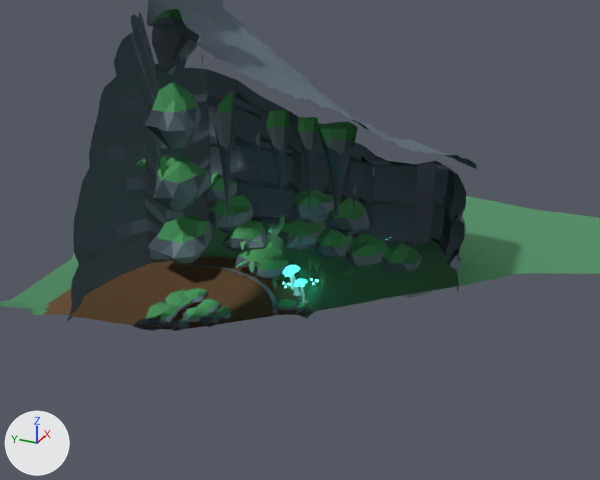
The glTF model assets/models/cavern_kit.glb, before and after one commit.
Camera for both pictures: a 50 mm camera at (-31.47, -12.81, 21.09) aimed at (5.41, 3.79, 2.65). The lights are fixed; the arrows at lower left show +X, +Y and +Z. The picture after the commit comes second. Everything nearer to the camera than a plane just in front of the edit is cut away. Where no turn or scale is listed for an object, it has been applied to the vertices. Vertices at exactly the same position are counted once.

The first picture shows 'Cavern_Terrain_Grid', 'Cavern_Visible_Arch', 'Continuous_U_Canyon_Walls', 'Right_Terrace_3', 'Right_Terrace_M3', 'VisibleStalactite_11', 'VisibleStalactite_14', 'VisibleStalactite_16', 'Waterfall_Cliff_Tower_Right_Tier_0', 'Waterfall_Cliff_Tower_Right_Tier_1', 'Waterfall_Cliff_Tower_Right_Tier_2', 'Waterfall_Cliff_Tower_Right_Tier_3' and 36 more.
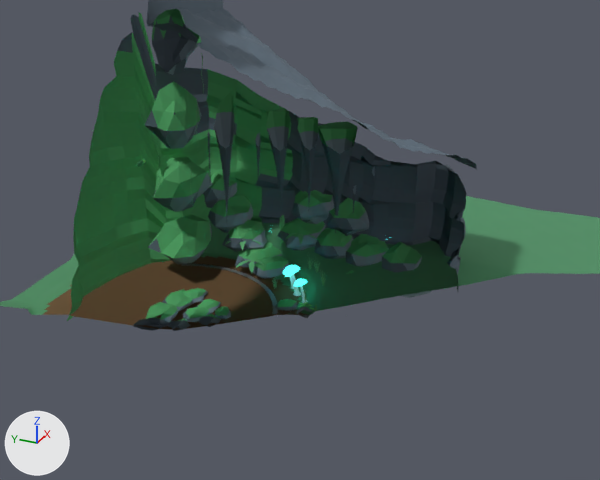
Not visible in the pictures: 'Right_BulbPlant_0_Bulb_0', 'Right_BulbPlant_0_Bulb_1', 'Right_BulbPlant_0_Bulb_2', 'Right_BulbPlant_0_Bulb_3', 'Right_BulbPlant_0_Stem_0', 'Right_BulbPlant_0_Stem_1', 'Right_BulbPlant_0_Stem_3', 'Right_BulbPlant_2_Bulb_0', 'Right_BulbPlant_2_Bulb_1', 'Right_BulbPlant_2_Bulb_2', 'Right_BulbPlant_2_Bulb_3', 'Right_BulbPlant_2_Stem_0', 'Right_BulbPlant_2_Stem_2', 'Right_BulbPlant_2_Stem_3'.

Patch to the scene script:
```diff
--- a/assets/models/cavern_kit.glb.py
+++ b/assets/models/cavern_kit.glb.py
@@ me_continuous_u_canyon_walls_mesh @@
 me_continuous_u_canyon_walls_mesh.from_pydata(...)  # 1885 vertices, 3584 faces; spans x -9.5..9.9, y -5.5..13.8, z -0.3..18.1
+# me_continuous_u_canyon_walls_mesh part 1: 870 faces spanning x -8.3..8.7, y 5.7..13.8, z -0.3..17.2 switch from mat_m_rock_shadow (greyish blue #5d6c79) to mat_m_cavern_moss (green #59b56f)
@@ me_waterfall_cliff_tower_right_tier_0_mesh @@
 me_waterfall_cliff_tower_right_tier_0_mesh.from_pydata(...)  # 42 vertices, 80 faces; spans x 2.67..6.79, y 9.15..12.14, z 0.38..3.1
+# me_waterfall_cliff_tower_right_tier_0_mesh part 2: 7 faces spanning x 2.67..6.35, y 9.15..12.14, z 1.5..2.26 switch from mat_m_rock_shadow (greyish blue #5d6c79) to mat_m_cavern_moss (green #59b56f)
+# me_waterfall_cliff_tower_right_tier_0_mesh part 3: 7 faces spanning x 2.67..6.79, y 9.15..10.6, z 1.5..2.42 switch from mat_m_rock_lit (greyish blue #8195a0) to mat_m_cavern_moss (green #59b56f)
@@ me_waterfall_cliff_tower_right_tier_1_mesh @@
 me_waterfall_cliff_tower_right_tier_1_mesh.from_pydata(...)  # 42 vertices, 80 faces; spans x 2.73..6.27, y 9.19..11.9, z 3.45..6.43
+# me_waterfall_cliff_tower_right_tier_1_mesh part 4: 7 faces spanning x 2.73..6.27, y 9.19..11.9, z 4.8..5.83 switch from mat_m_rock_shadow (greyish blue #5d6c79) to mat_m_cavern_moss (green #59b56f)
+# me_waterfall_cliff_tower_right_tier_1_mesh part 5: 6 faces spanning x 3.07..6.17, y 9.19..10.6, z 4.8..5.83 switch from mat_m_rock_lit (greyish blue #8195a0) to mat_m_cavern_moss (green #59b56f)
@@ me_waterfall_cliff_tower_right_tier_2_mesh @@
 me_waterfall_cliff_tower_right_tier_2_mesh.from_pydata(...)  # 42 vertices, 80 faces; spans x 3.13..6.46, y 9.42..11.85, z 7.1..10.69
+# me_waterfall_cliff_tower_right_tier_2_mesh part 6: 7 faces spanning x 3.13..6.03, y 9.42..11.85, z 8.5..9.45 switch from mat_m_rock_shadow (greyish blue #5d6c79) to mat_m_cavern_moss (green #59b56f)
+# me_waterfall_cliff_tower_right_tier_2_mesh part 7: 7 faces spanning x 3.13..6.46, y 9.42..10.6, z 8.5..9.55 switch from mat_m_rock_lit (greyish blue #8195a0) to mat_m_cavern_moss (green #59b56f)
@@ me_waterfall_cliff_tower_right_tier_3_mesh @@
 me_waterfall_cliff_tower_right_tier_3_mesh.from_pydata(...)  # 42 vertices, 80 faces; spans x 2.96..6.21, y 9.39..11.72, z 11.03..14.5
+# me_waterfall_cliff_tower_right_tier_3_mesh part 8: 7 faces spanning x 2.96..6.21, y 9.39..11.72, z 12.6..13.81 switch from mat_m_rock_shadow (greyish blue #5d6c79) to mat_m_cavern_moss (green #59b56f)
 me_waterfall_cliff_tower_right_tier_3_mesh.materials.append(mat_m_rock_lit)
@@ ob_right_bulbplant_0_bulb_0 @@
-ob_right_bulbplant_0_bulb_0 = bpy.data.objects.new('Right_BulbPlant_0_Bulb_0', me_esfera_uv_008)
@@ ob_right_bulbplant_0_bulb_1 @@
-ob_right_bulbplant_0_bulb_1 = bpy.data.objects.new('Right_BulbPlant_0_Bulb_1', me_esfera_uv_009)
@@ ob_right_bulbplant_0_bulb_2 @@
-ob_right_bulbplant_0_bulb_2 = bpy.data.objects.new('Right_BulbPlant_0_Bulb_2', me_esfera_uv_010)
@@ ob_right_bulbplant_0_bulb_3 @@
-ob_right_bulbplant_0_bulb_3 = bpy.data.objects.new('Right_BulbPlant_0_Bulb_3', me_esfera_uv_011)
@@ ob_right_bulbplant_0_stem_0 @@
-ob_right_bulbplant_0_stem_0 = bpy.data.objects.new('Right_BulbPlant_0_Stem_0', me_cilindro_024)
@@ ob_right_bulbplant_0_stem_1 @@
-ob_right_bulbplant_0_stem_1 = bpy.data.objects.new('Right_BulbPlant_0_Stem_1', me_cilindro_025)
@@ ob_right_bulbplant_0_stem_3 @@
-ob_right_bulbplant_0_stem_3 = bpy.data.objects.new('Right_BulbPlant_0_Stem_3', me_cilindro_027)
@@ ob_right_bulbplant_2_bulb_0 @@
-ob_right_bulbplant_2_bulb_0 = bpy.data.objects.new('Right_BulbPlant_2_Bulb_0', me_esfera_uv_016)
@@ ob_right_bulbplant_2_bulb_1 @@
-ob_right_bulbplant_2_bulb_1 = bpy.data.objects.new('Right_BulbPlant_2_Bulb_1', me_esfera_uv_017)
@@ ob_right_bulbplant_2_bulb_2 @@
-ob_right_bulbplant_2_bulb_2 = bpy.data.objects.new('Right_BulbPlant_2_Bulb_2', me_esfera_uv_018)
@@ ob_right_bulbplant_2_bulb_3 @@
-ob_right_bulbplant_2_bulb_3 = bpy.data.objects.new('Right_BulbPlant_2_Bulb_3', me_esfera_uv_019)
@@ ob_right_bulbplant_2_stem_0 @@
-ob_right_bulbplant_2_stem_0 = bpy.data.objects.new('Right_BulbPlant_2_Stem_0', me_cilindro_032)
@@ ob_right_bulbplant_2_stem_2 @@
-ob_right_bulbplant_2_stem_2 = bpy.data.objects.new('Right_BulbPlant_2_Stem_2', me_cilindro_034)
@@ ob_right_bulbplant_2_stem_3 @@
-ob_right_bulbplant_2_stem_3 = bpy.data.objects.new('Right_BulbPlant_2_Stem_3', me_cilindro_035)
```

Location of each change, (x1, y1, x2, y2) in pixels of the pictures (600 x 480 px):
part 1 of me_continuous_u_canyon_walls_mesh, recoloured: (67, 13, 293, 321) in both
part 2 of me_waterfall_cliff_tower_right_tier_0_mesh, recoloured (greyish blue to green): (151, 232, 206, 258) in both
part 3 of me_waterfall_cliff_tower_right_tier_0_mesh, recoloured (greyish blue to green): (172, 222, 211, 259) in both
part 4 of me_waterfall_cliff_tower_right_tier_1_mesh, recoloured (greyish blue to green): (153, 172, 207, 198) in both
part 5 of me_waterfall_cliff_tower_right_tier_1_mesh, recoloured (greyish blue to green): (164, 178, 198, 198) in both
part 6 of me_waterfall_cliff_tower_right_tier_2_mesh, recoloured (greyish blue to green): (152, 108, 196, 131) in both
part 7 of me_waterfall_cliff_tower_right_tier_2_mesh, recoloured (greyish blue to green): (164, 105, 200, 131) in both
part 8 of me_waterfall_cliff_tower_right_tier_3_mesh, recoloured: (152, 15, 184, 39) in both
